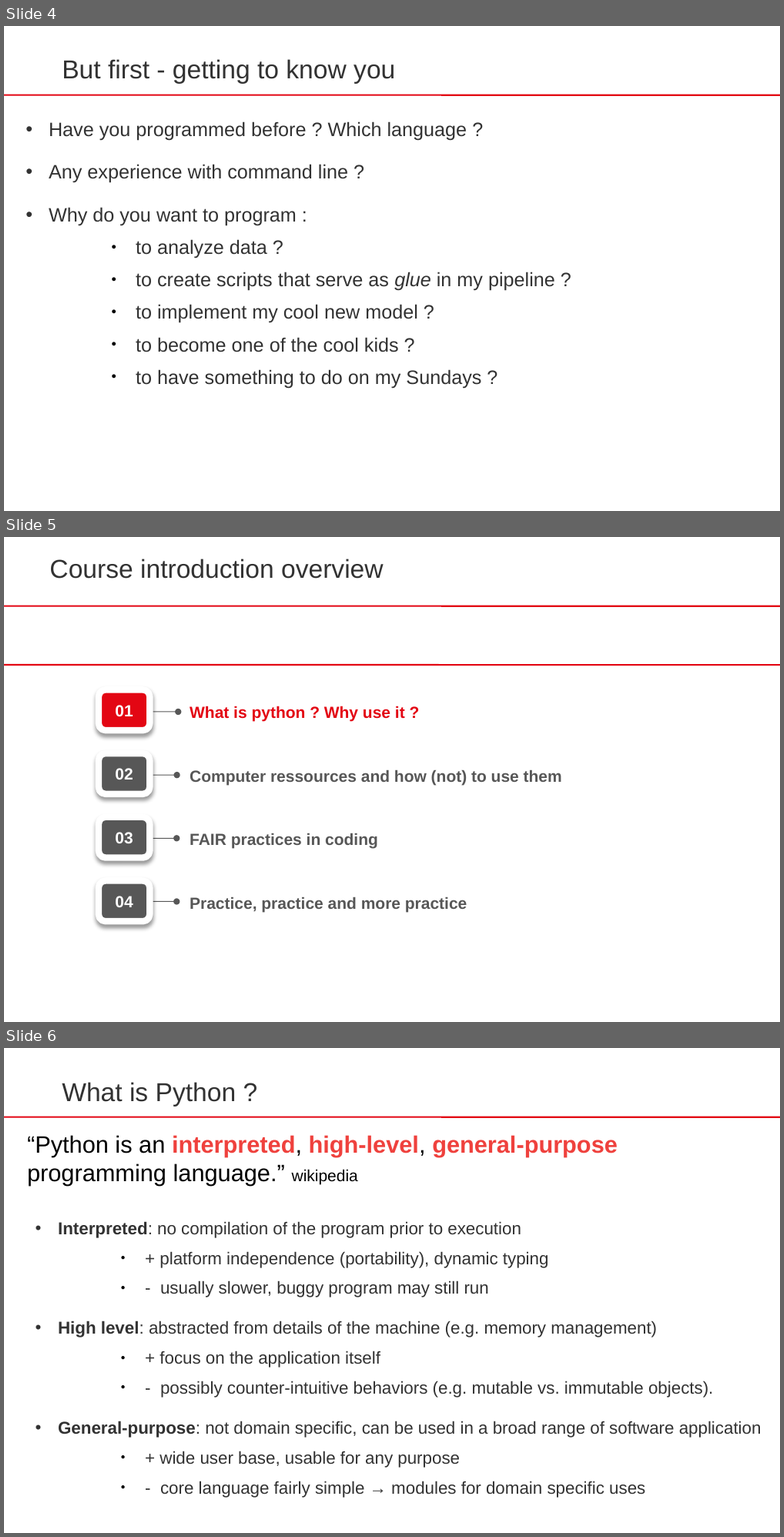
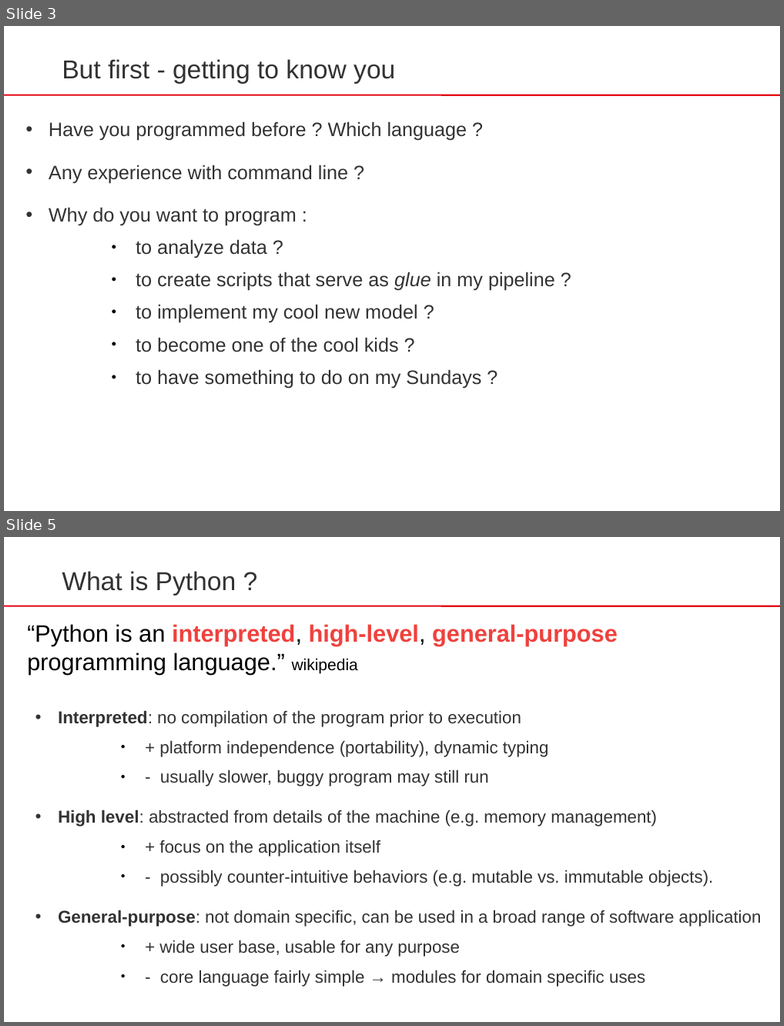
Before and after one commit to sib-swiss/first-steps-with-python-training, a slide deck: slides/Introductory_slides_first_steps_with_python.pptx. Shown one above the other, each under a label of ours: slides 4, 5 and 6 before the commit, slides 3 and 5 after it; the slides between them are not shown. The pictures are 784x1537 and 784x1026 pixels, drawn with LibreOffice and Linux fonts; fonts in the diff are those of the drawing; background and template pictures are left out. Boxes give left, top, right and bottom in pixels: in the first picture for what was removed or moved away, otherwise in the second. Text is boxed around its words. In the diff, an @@ line names an element or a change of style, - is before the commit and + after.

```diff
--- a/slides/Introductory_slides_first_steps_with_python.pptx
+++ b/slides/Introductory_slides_first_steps_with_python.pptx
@@ slide 5 removed at box(4, 537, 780, 1022), background #FFFFFF; not listed: 1 template element that a slide beside it also shows @@
@@ text removed at box(49, 559, 384, 579) @@
-Course introduction overview
@@ line removed from (4, 665) to (780, 665) @@
@@ rounded rectangle removed at box(99, 690, 150, 730) @@
-01
@@ double arrow removed from (106, 712) to (178, 712) @@
@@ text removed at box(190, 706, 405, 722) @@
-What is python ? Why use it ?
@@ rounded rectangle removed at box(99, 753, 150, 794) @@
-02
@@ double arrow removed from (105, 775) to (177, 775) @@
@@ text removed at box(190, 770, 562, 785) @@
-Computer ressources and how (not) to use them
@@ rounded rectangle removed at box(99, 817, 150, 857) @@
-03
@@ text removed at box(190, 833, 378, 849) @@
-FAIR practices in coding
@@ double arrow removed from (105, 838) to (176, 838) @@
@@ rounded rectangle removed at box(99, 881, 150, 921) @@
-04
@@ double arrow removed from (105, 902) to (176, 902) @@
@@ text removed at box(190, 897, 467, 912) @@
-Practice, practice and more practice
@@ what was slide 4 is now slide 3 @@
@@ what was slide 6 is now slide 5 @@
```
Also in this commit, not shown: 16 slides changed, 3 other files.
